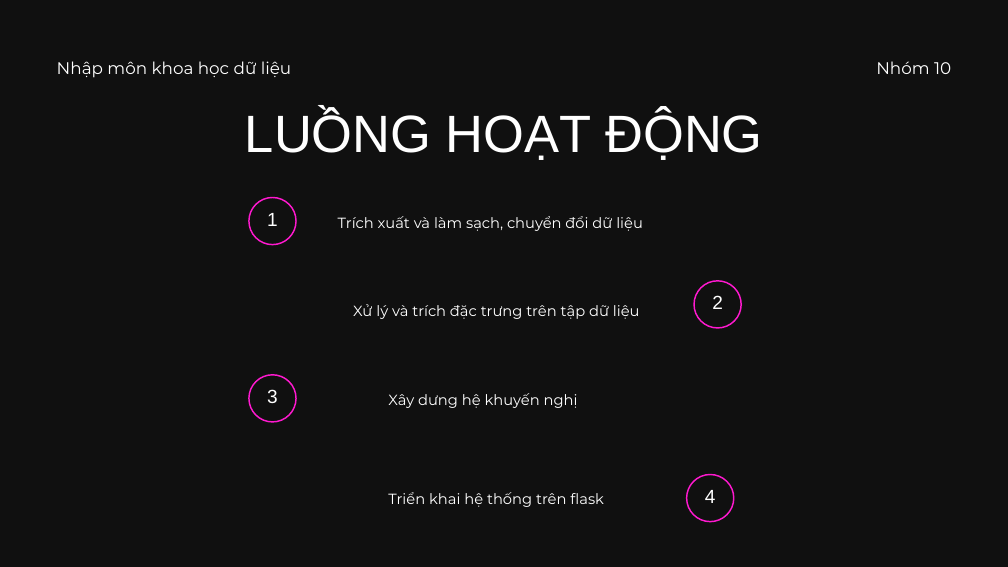
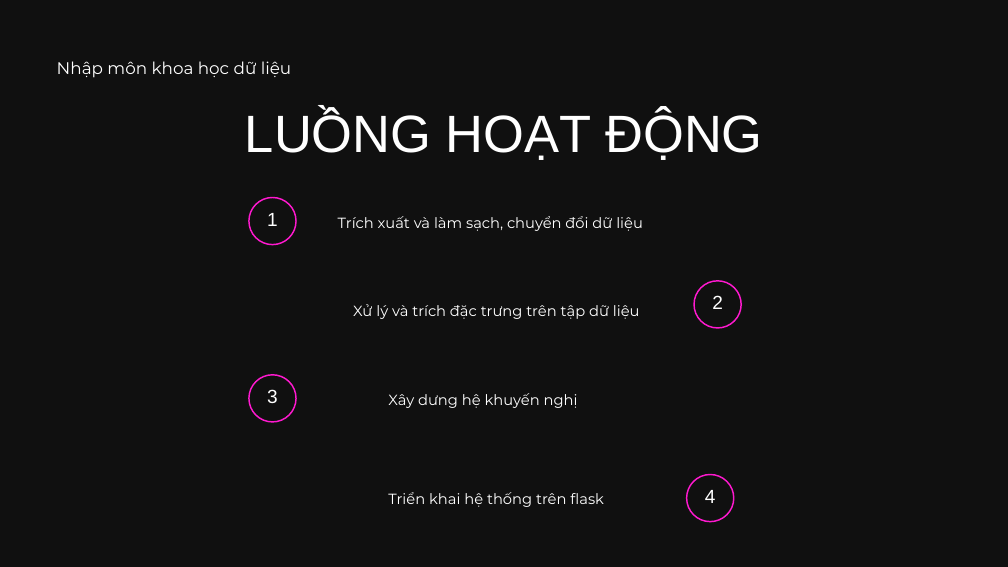
Before and after one commit to LionelMessi-M10/music-recommendation-system, a slide deck: slide 3 of Music-Recommendation-System.pptx. Drawn at 1008x567 pixels with LibreOffice and Linux fonts; fonts in the diff are those of the drawing. Boxes give left, top, right and bottom in pixels: in the first picture for what was removed or moved away, otherwise in the second. Text is boxed around its words. In the diff, an @@ line names an element or a change of style, - is before the commit and + after.

```diff
--- a/Music-Recommendation-System.pptx
+++ b/Music-Recommendation-System.pptx
@@ text removed at <box>876,61,951,74</box> @@
-Nhóm 10
```
Also in this commit, not shown: 5 other slides changed, 3 other files.
